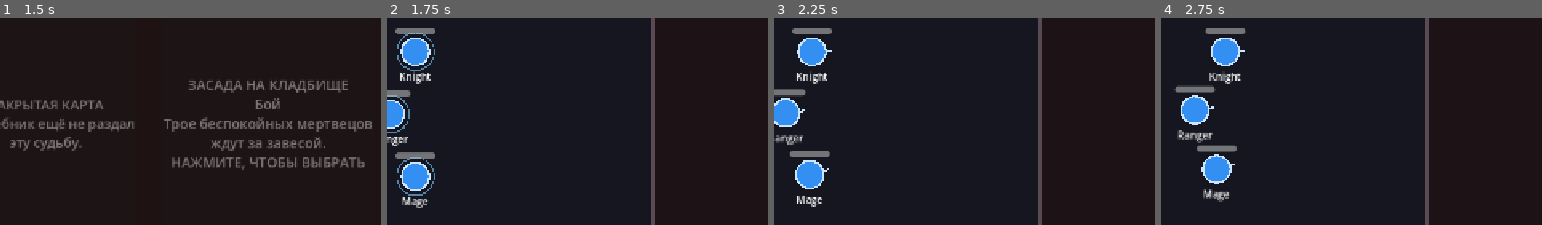
Above: before the commit, frames 1-4 (left to right).
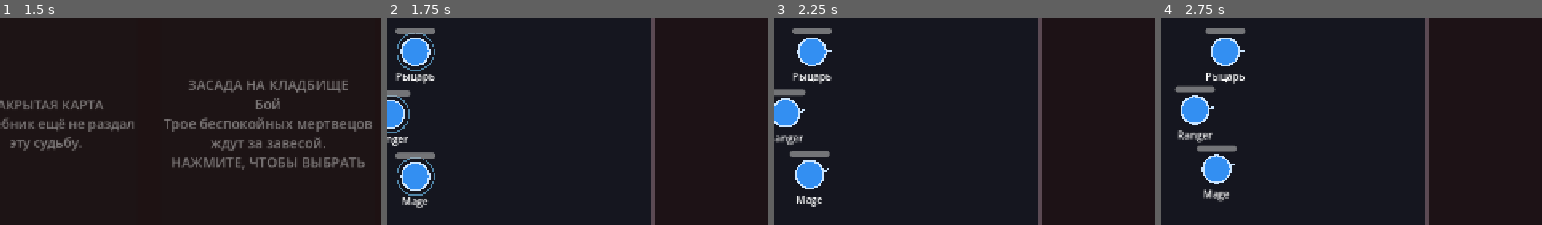
Above: after the commit, the same moments.

Repository: zampolit73/Misdeal
Game: Godot game, scene res://scenes/main/main.tscn
The game is run twice, just before and just after one commit, with the same random seed, the same clock (stepped at 60 frames per second) and the same inputs.
Inputs:
- Up to frame 1 (1.5 s): click "ВОЙТИ В ИГРУ" at 0.5 s; click "ЗАСАДА НА КЛАДБИЩЕ Бой Трое б…" at 1.25 s
- Up to frame 2 (1.75 s): no input
- Up to frame 3 (2.25 s): click "БОЙ" at 2 s
- Up to frame 4 (2.75 s): no input
The pictures show only the part of the screen within x 15-65%, y 28-78%; the shares and areas given below are measured in that part.

Frame 1 is identical in both runs. In frame 2, 0.4% of the frame differs, in the area x 2-13%, y 25-32%; in frame 3, 0.3%; in frame 4, 0.3%.

Commit message:
Translate unit display names to Russian

Diff:
--- a/resources/units/knight.tres
+++ b/resources/units/knight.tres
@@ -4,7 +4,7 @@
 
 [resource]
 script = ExtResource("1_unit_data")
-unit_name = "Knight"
+unit_name = "Рыцарь"
 max_hp = 150.0
 damage = 18.0
 attack_interval = 0.9
